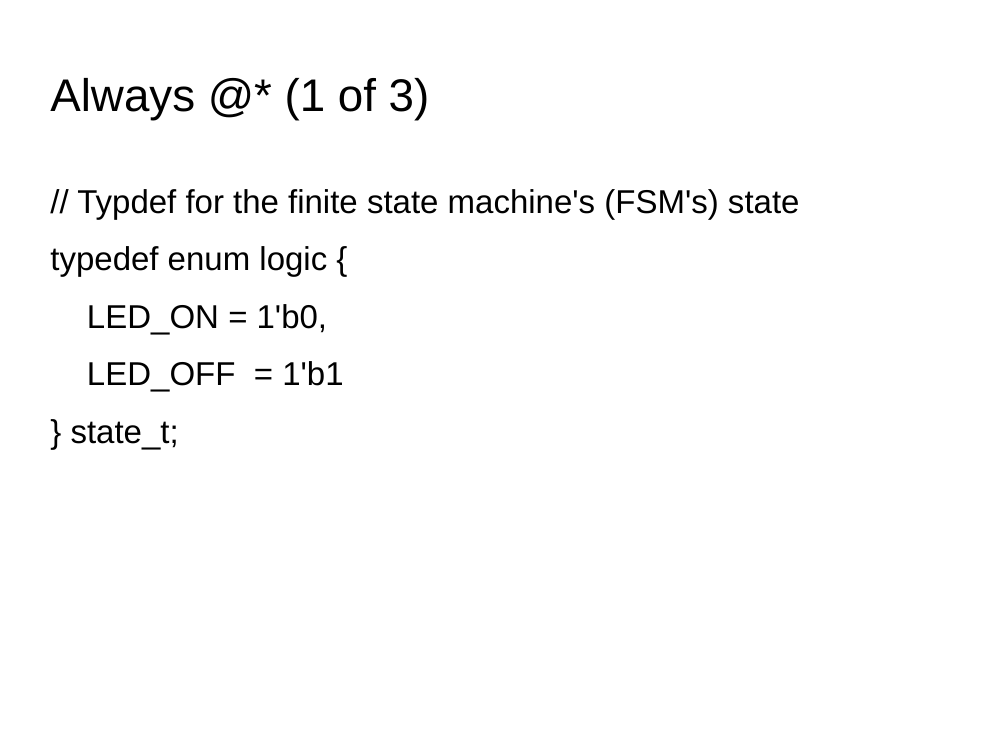
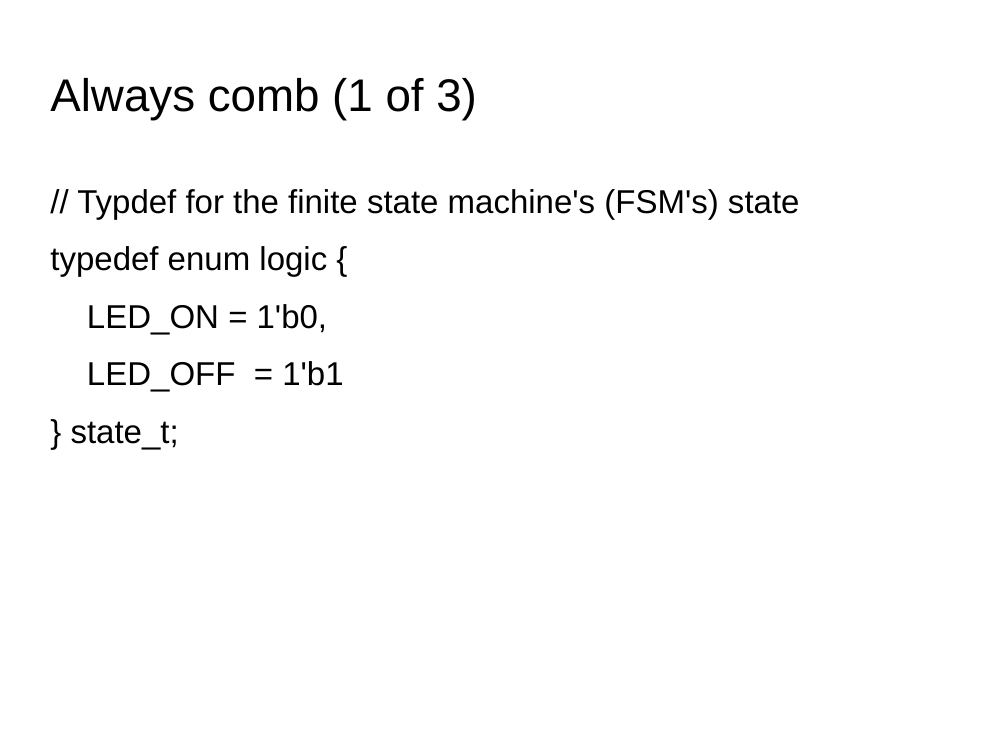
Before and after one commit to AustinFPGA/MeetingSlides, a slide deck: slide 17 of HelloWorldFPGA.odp. Drawn at 1008x756 pixels with LibreOffice and Linux fonts; fonts in the diff are those of the drawing; background and template pictures are left out. Boxes give left, top, right and bottom in pixels: in the first picture for what was removed or moved away, otherwise in the second. Text is boxed around its words. In the diff, an @@ line names an element or a change of style, - is before the commit and + after.

```diff
--- a/HelloWorldFPGA.odp
+++ b/HelloWorldFPGA.odp
@@ title at bbox=[50, 78, 477, 121]: text changed @@
-Always @* (1 of 3)
+Always comb (1 of 3)
```
Also in this commit, not shown: 4 other slides changed, 2 slides added.
